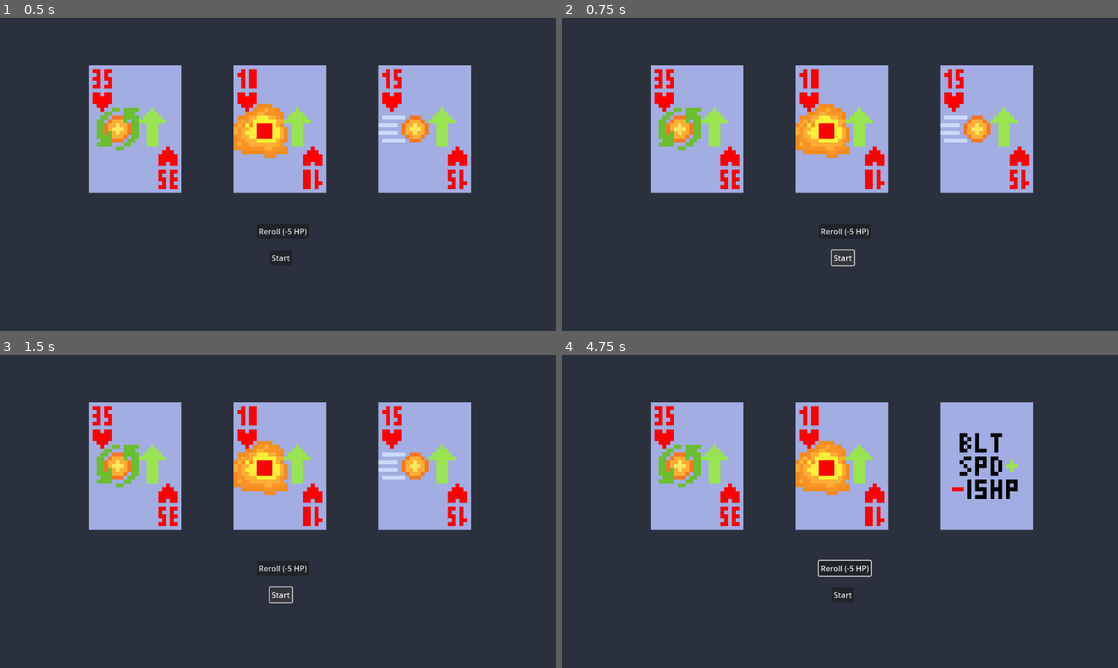
Above: before the commit, frames 1-4 (two rows, left to right).
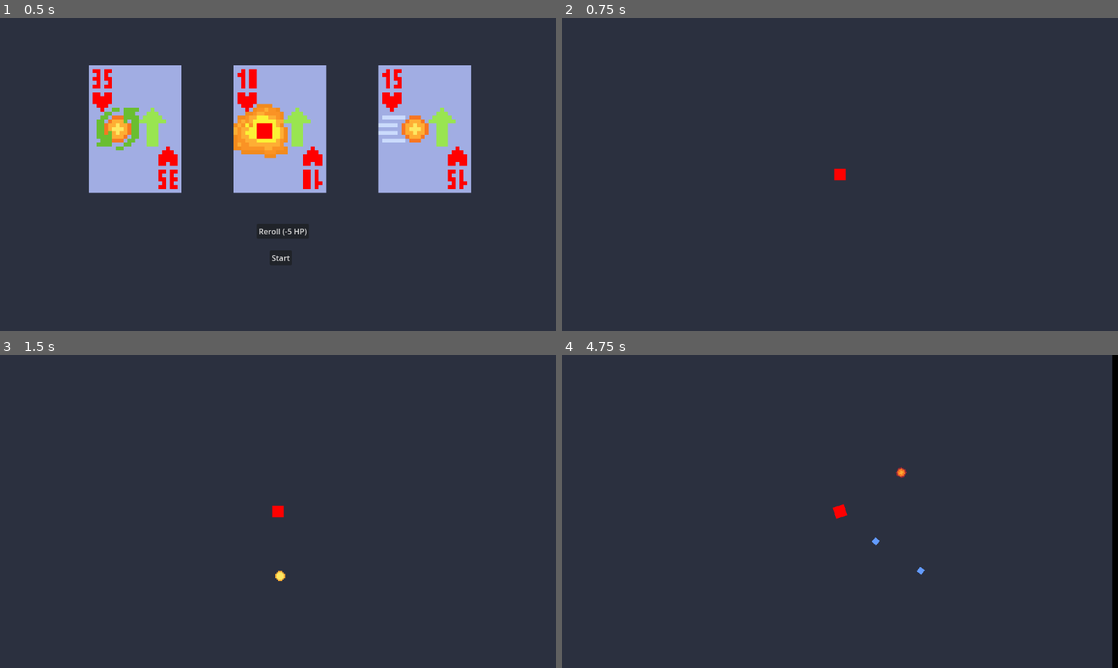
Above: after the commit, the same moments.

Repository: Jeremy-Kam/gamble-with-your-life
Game: Godot game, scene res://scenes/upgrade_menu.tscn
Same seed, same stepped clock (60 frames per second), same inputs: the game is played once before the commit and once after it. This scene is started directly instead of the project's main scene.
Inputs (mouse positions are in pixels of both pictures, inside the frame that each line leads up to):
- Up to frame 1 (0.5 s): no input
- Up to frame 2 (0.75 s): click "Start" at 0.5 s
- Up to frame 3 (1.5 s): click (283, 596) at 1.25 s, where only the run before the commit has a clickable "Start"
- Up to frame 4 (4.75 s): click (845, 567) at 2 s, where only the run before the commit has a clickable "Reroll (-5 HP)"; move the mouse to (695, 464) at 2.77 s; press the mouse at (695, 464) at 2.78 s; hold D (right) 2.78-3.53 s; tap Enter at 3.5 s; move the mouse to (840, 464) at 3.52 s; release the mouse at (840, 464) at 3.53 s; hold S (down) 3.53-4.28 s; click (840, 464) at 3.6 s; move the mouse to (984, 464) at 4.27 s; press the mouse at (984, 464) at 4.28 s; hold D (right) from 4.28 s (still down)

Frame 1 is identical in both runs. In frame 2, 21% of the frame differs, in the area x 16-85%, y 15-80%; in frame 3, 21%; in frame 4, 22%, in the area x 16-100%, y 0-100%.

Commit message:
Upgrade Menu Added

Diff:
--- a/scripts/game.gd
+++ b/scripts/game.gd
@@ -17,7 +17,7 @@
 	# Once we run out of power level, stop spawning enemies. Once all enemies are gone from the scene, continue
 	if(cur_level_power <= 0):
 		if get_children_of_type("enemy").size() <= 0:
-			get_tree().reload_current_scene()
+			GameManager.switch_to_upgrade_menu()
 		else:
 			return
 
--- a/scripts/game_manager.gd
+++ b/scripts/game_manager.gd
@@ -3,8 +3,15 @@
 var level = 1
 var level_powers = [10, 20, 100, 200]
 
-const game = preload("res://scenes/game.tscn")
-const upgrade_menu = preload("res://scenes/upgrade_menu.tscn")
+const game = "res://scenes/game.tscn"
+const upgrade_menu = "res://scenes/upgrade_menu.tscn"
 
 func get_level_power():
 	return level_powers[level]
+
+func switch_to_game():
+	get_tree().change_scene_to_file(game)
+
+func switch_to_upgrade_menu():
+	get_tree().change_scene_to_file(upgrade_menu)
+	PlayerVariables.set_health(PlayerVariables.max_health) # Replenish health when going into upgrade menu
--- a/scripts/upgrade_menu.gd
+++ b/scripts/upgrade_menu.gd
@@ -25,4 +25,4 @@
 
 
 func _on_start_button_button_up():
-	pass # Replace with function body.
+	GameManager.switch_to_game()
